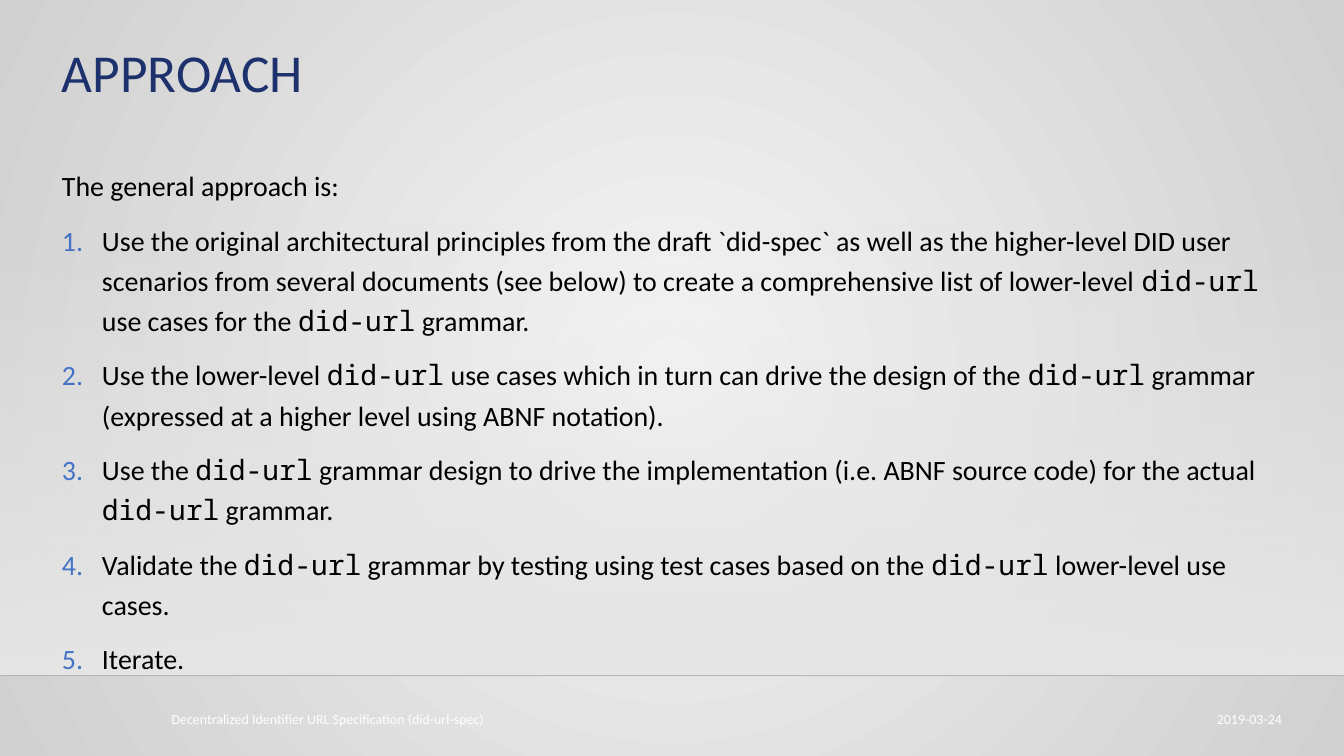
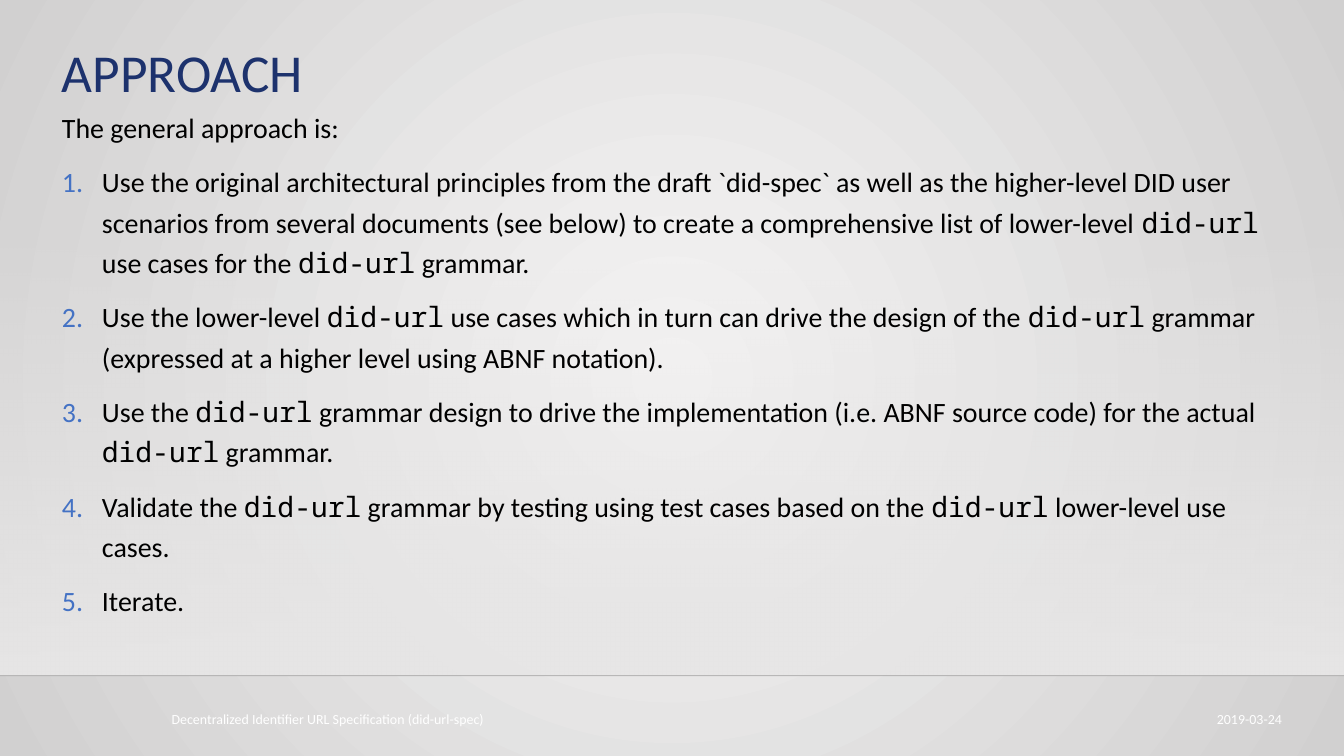
Before and after one commit to mwherman2000/did-uri-spec, a slide deck: slide 9 of src/HBB-did-url-spec v0.6.pptx. Drawn at 1344x756 pixels with LibreOffice and Linux fonts; fonts in the diff are those of the drawing; background and template pictures are left out. Boxes give left, top, right and bottom in pixels: in the first picture for what was removed or moved away, otherwise in the second. Text is boxed around its words. In the diff, an @@ line names an element or a change of style, - is before the commit and + after.

```diff
--- a/src/HBB-did-url-spec v0.6.pptx
+++ b/src/HBB-did-url-spec v0.6.pptx
@@ text "The general approach is:" rewrapped from <box>62,176,1259,676</box> to <box>62,118,1259,611</box> @@
```
Also in this commit, not shown: 5 other slides changed, 1 slide added.
